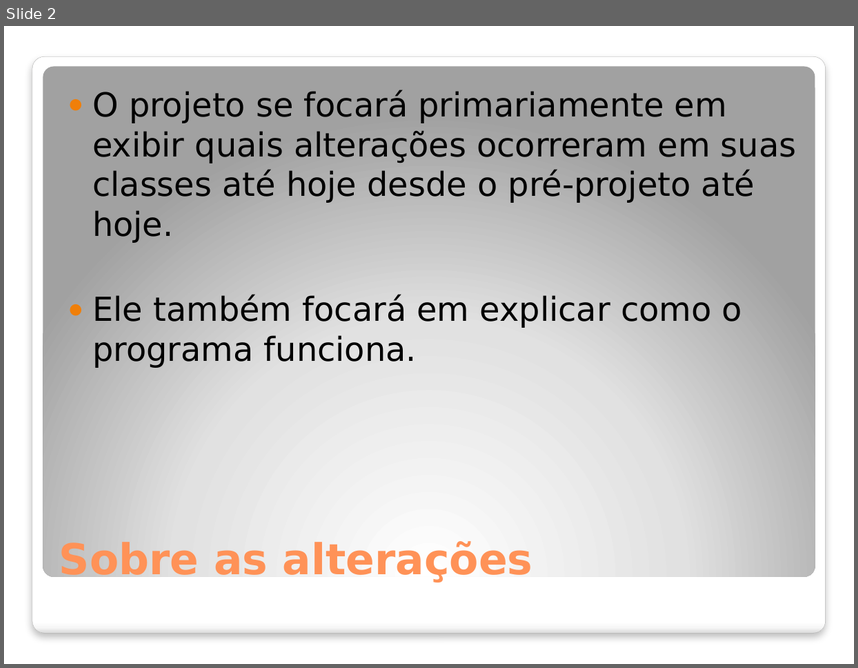
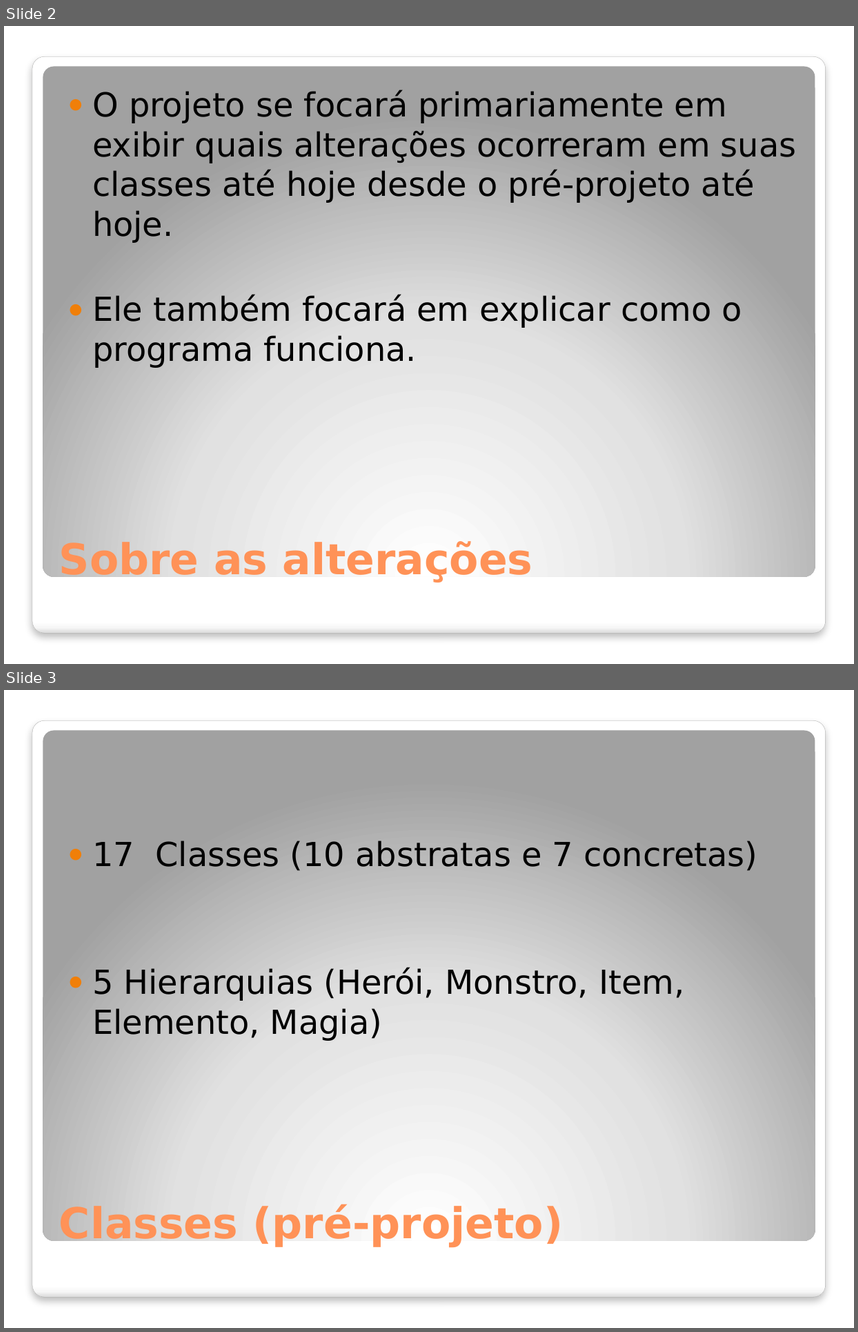
Before and after one commit to Sairaf/ToF2, a slide deck: Apresentação slide/Prog II projeto final.pptx. Shown one above the other, each under a label of ours: slide 2 before the commit, slides 2 and 3 after it. The pictures are 858x668 and 858x1332 pixels, drawn with LibreOffice and Linux fonts; fonts in the diff are those of the drawing; background and template pictures are left out. Boxes give left, top, right and bottom in pixels: in the first picture for what was removed or moved away, otherwise in the second. Text is boxed around its words. In the diff, an @@ line names an element or a change of style, - is before the commit and + after.

```diff
--- a/Apresentação slide/Prog II projeto final.pptx
+++ b/Apresentação slide/Prog II projeto final.pptx
@@ slide 3 added at (4, 690, 854, 1328), background picture (left out); not listed: 2 template elements that a slide beside it also shows @@
@@ text added at (92, 840, 757, 1041), 28 pt, text #000000 @@
+● 17 Classes (10 abstratas e 7 concretas)
+● 5 Hierarquias (Herói, Monstro, Item, Elemento, Magia)
@@ title added at (59, 1204, 563, 1248), 36 pt, text #FF9258, bold @@
+Classes (pré-projeto)
```
Also in this commit, not shown: 2 slides changed, 6 other slides added, 5 slides removed, 14 other files.
